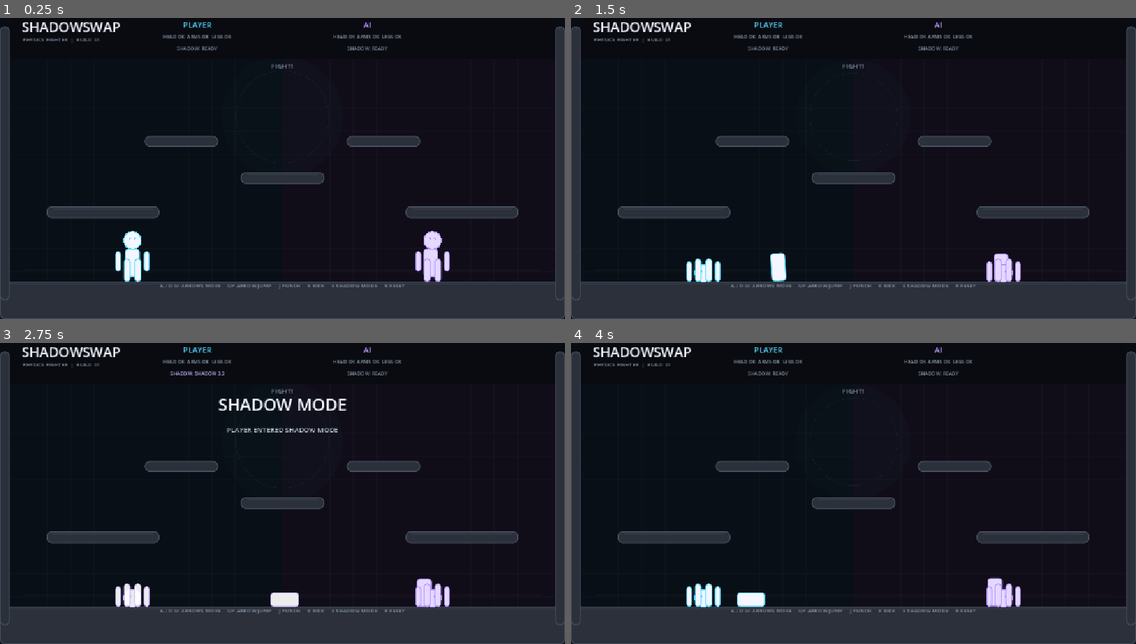
Above: before the commit, frames 1-4 (two rows, left to right).
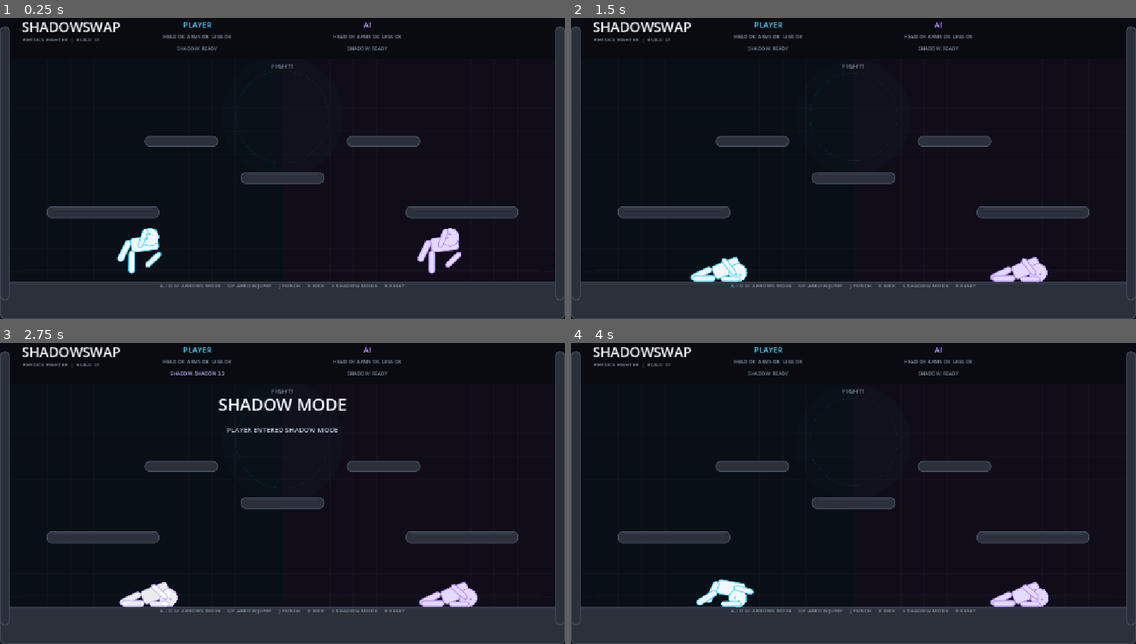
Above: after the commit, the same moments.

Repository: divanburke/ShadowSwap
Game: Godot game, scene res://main.tscn
Same seed, same stepped clock (60 frames per second), same inputs: the game is played once before the commit and once after it.
Inputs:
- Up to frame 1 (0.25 s): no input
- Up to frame 2 (1.5 s): tap Enter at 0.5 s; hold J 0.53-1.28 s; hold D from 0.53 s (still down); tap Up at 0.77 s; tap K at 1.35 s
- Up to frame 3 (2.75 s): tap Up at 1.52 s; release D at 2.03 s; hold A from 2.03 s (still down); hold E from 2.03 s (still down)
- Up to frame 4 (4 s): tap Space at 2.75 s; release A at 2.78 s; release E at 2.78 s; hold D from 2.78 s (still down); tap R at 2.85 s; tap Up at 3.02, 3.77 s; hold J from 3.53 s (still down)

The runs differ from the first frame. In frame 1, 1.6% of the frame differs, in the area x 20-82%, y 69-88%; in frame 2, 1.6%; in frame 3, 1.6%; in frame 4, 1.6%.

Commit message:
Fix physics joint initialization order

Diff:
--- a/scripts/fighter.gd
+++ b/scripts/fighter.gd
@@ -114,9 +114,9 @@
 	joint.name = body_a.name + "_TO_" + body_b.name
 	joint.position = anchor_position
 	joint.disable_collision = true
+	add_child(joint)
 	joint.node_a = joint.get_path_to(body_a)
 	joint.node_b = joint.get_path_to(body_b)
-	add_child(joint)
 	return joint
 
 
